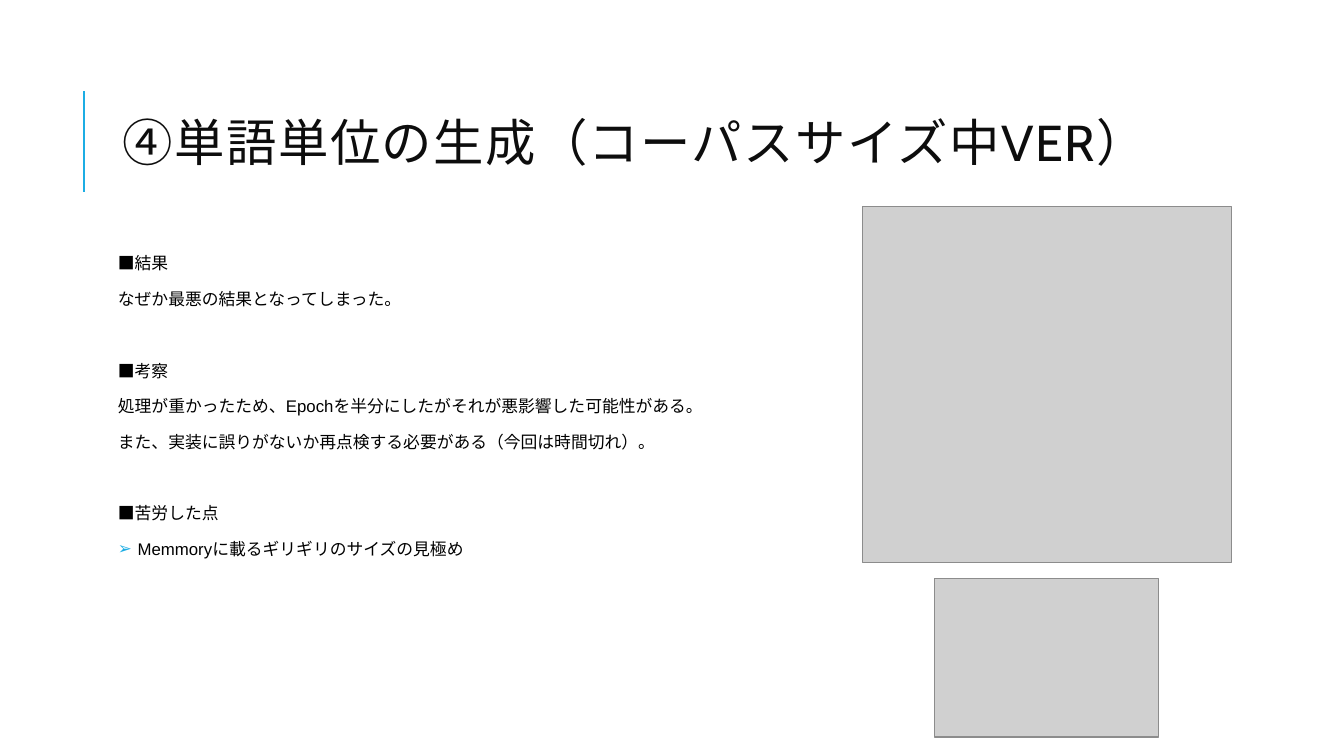
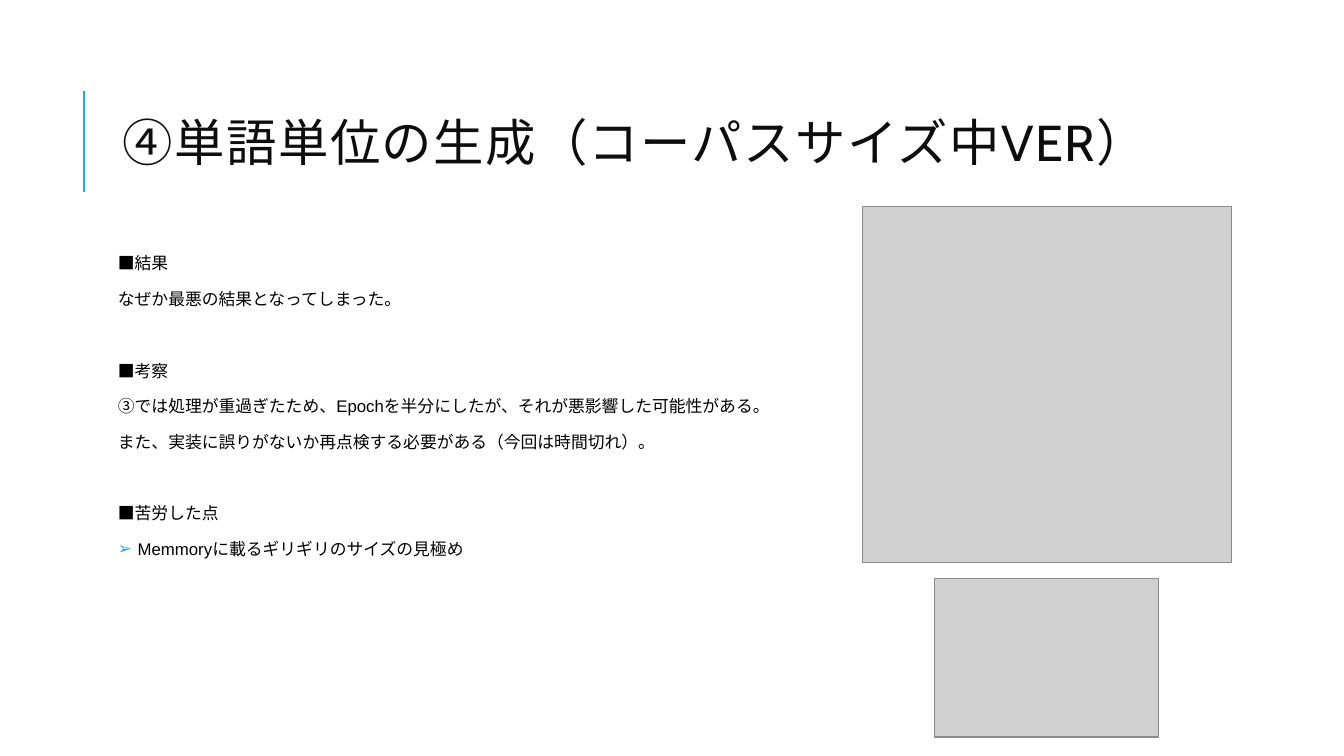
Before and after one commit to okapee/aidialog, a slide deck: slide 9 of プロダクト課題（岡崎優尋）.pptx. Drawn at 1344x756 pixels with LibreOffice and Linux fonts; fonts in the diff are those of the drawing; grey boxes stand for pictures. Boxes give left, top, right and bottom in pixels: in the first picture for what was removed or moved away, otherwise in the second. Text is boxed around its words. In the diff, an @@ line names an element or a change of style, - is before the commit and + after.

Commit message:
パワーポイントの文言を微修正

```diff
--- a/プロダクト課題（岡崎優尋）.pptx
+++ b/プロダクト課題（岡崎優尋）.pptx
@@ text at (118,398,770,416): text changed @@
-処理が重かったため、Epochを半分にしたがそれが悪影響した可能性がある。
+③では処理が重過ぎたため、Epochを半分にしたが、それが悪影響した可能性がある。
```
